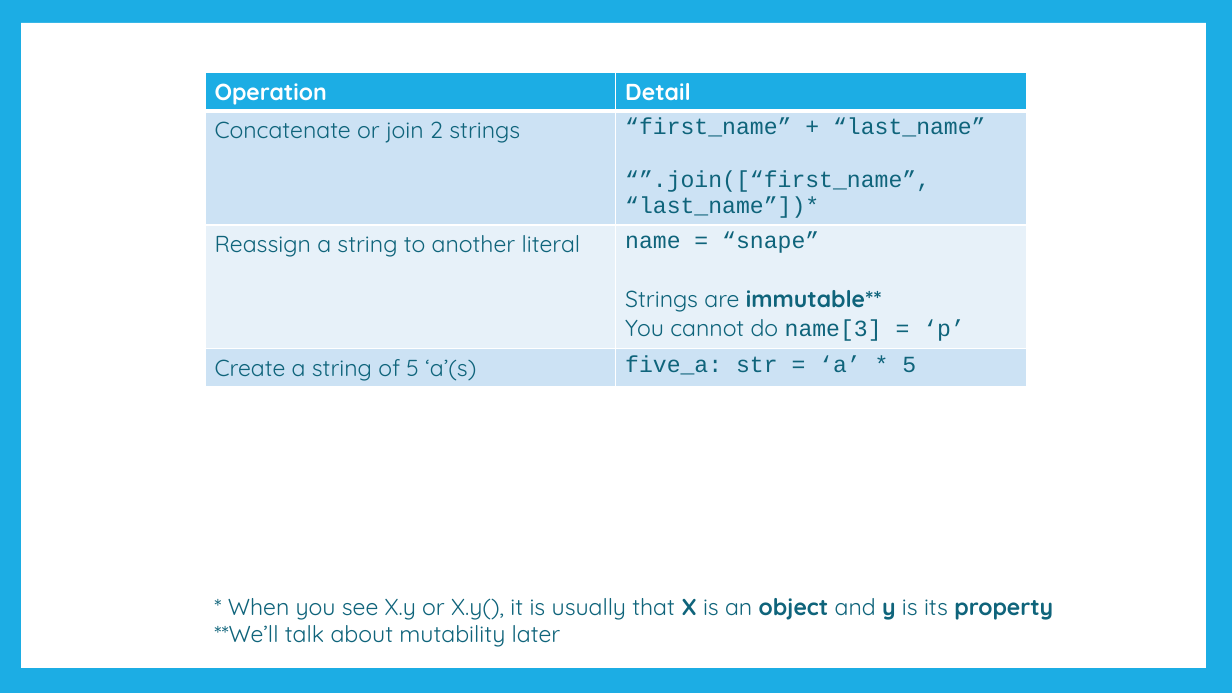
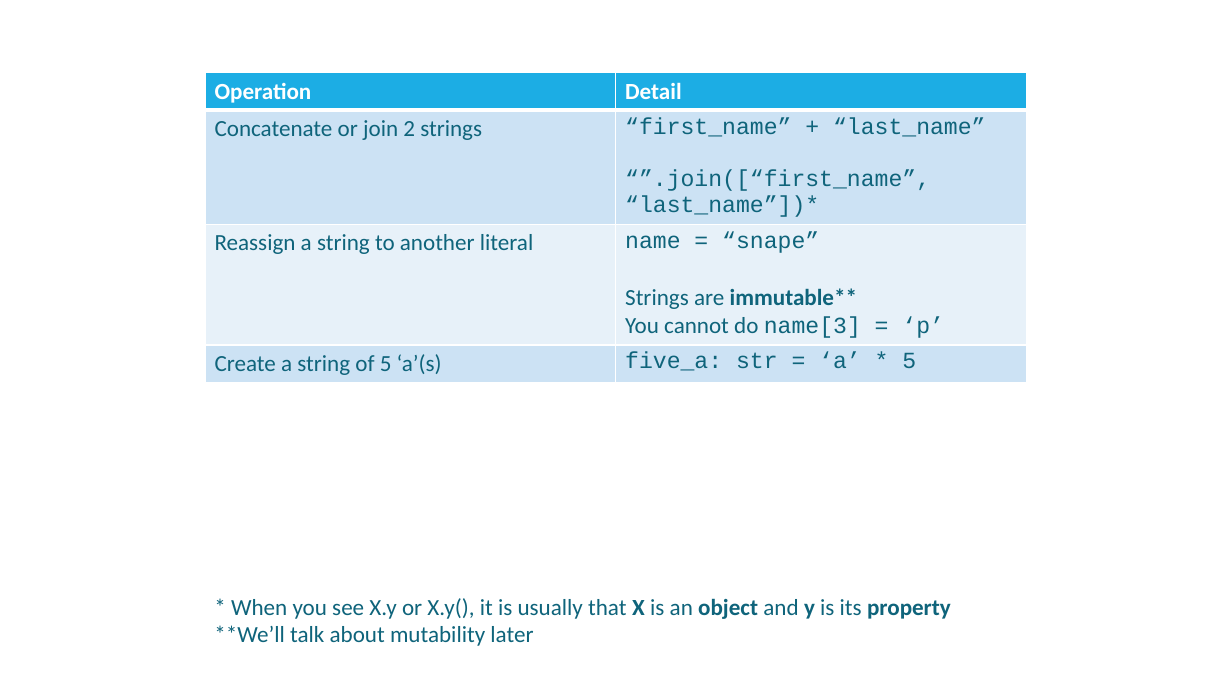
Before and after one commit to uday87j/teach_python, a slide deck: slide 11 of fundamentals/4-Conditionals, String.pptx (slide 8 before the commit). Drawn at 1232x693 pixels with LibreOffice and Linux fonts; fonts in the diff are those of the drawing. Boxes give left, top, right and bottom in pixels: in the first picture for what was removed or moved away, otherwise in the second. Text is boxed around its words. In the diff, an @@ line names an element or a change of style, - is before the commit and + after.

```diff
--- a/fundamentals/4-Conditionals, String.pptx
+++ b/fundamentals/4-Conditionals, String.pptx
@@ rectangle removed at [0, 0, 1232, 693] @@
@@ rectangle removed at [21, 23, 1206, 668] @@
@@ table at [205, 73, 1026, 388] @@
@@ font Quicksand to Calibri in "Operation", "Detail", "Concatenate or join 2 strings", "Reassign a string to another literal" and 3 more places @@
@@ text "* When you see X.y ..." at [214, 598, 951, 646]: font Quicksand to Calibri @@
```
Also in this commit, not shown: 11 other slides changed, 3 slides added, 1 slide removed, 1 other file.
